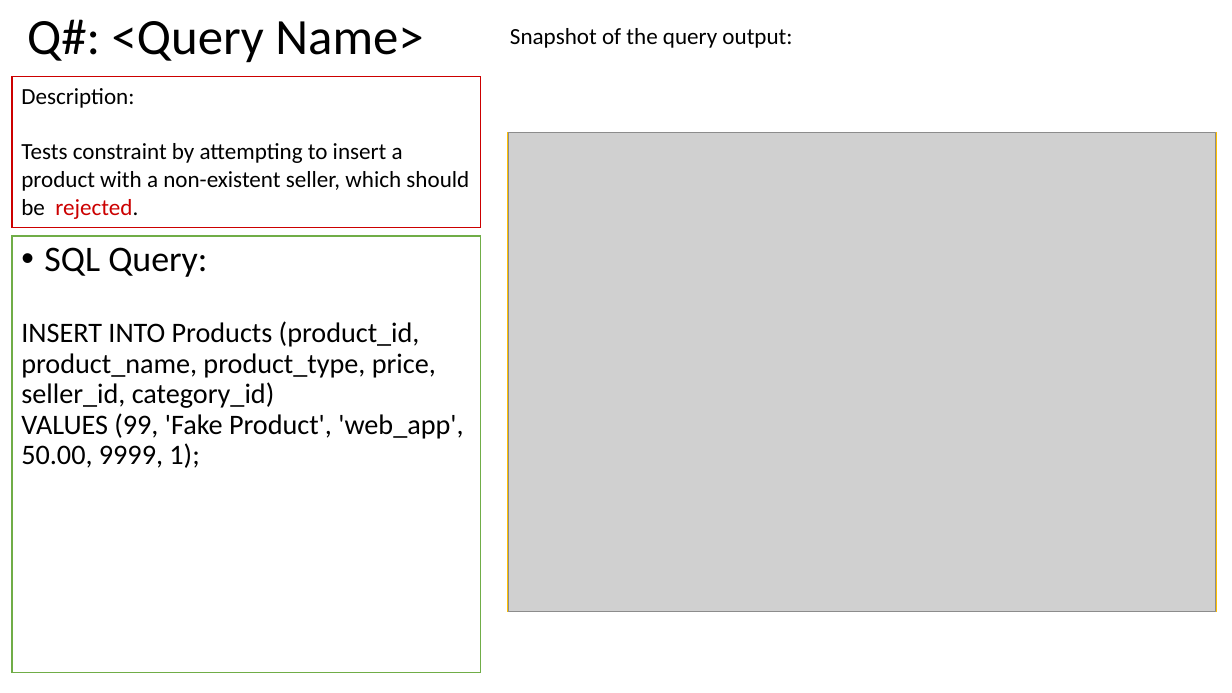
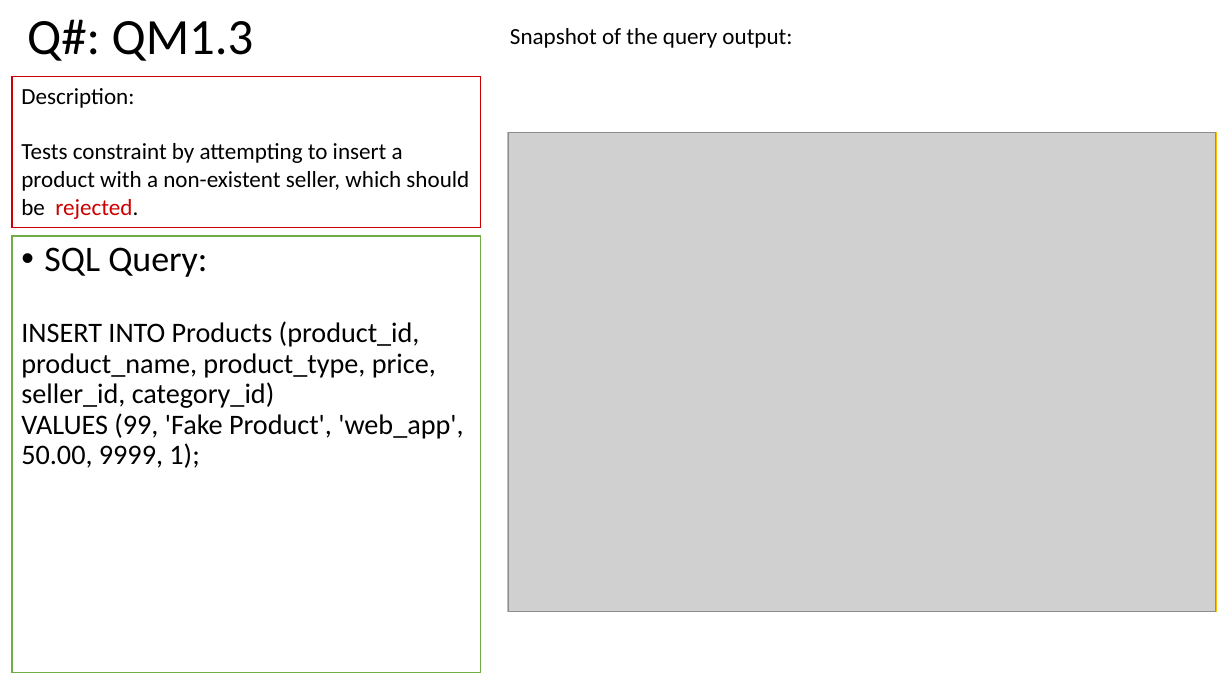
Before and after one commit to adamrodi/CMPS4390, a slide deck: slide 12 of Docs/PA2.pptx. Drawn at 1232x693 pixels with LibreOffice and Linux fonts; fonts in the diff are those of the drawing; grey boxes stand for pictures. Boxes give left, top, right and bottom in pixels: in the first picture for what was removed or moved away, otherwise in the second. Text is boxed around its words. In the diff, an @@ line names an element or a change of style, - is before the commit and + after.

```diff
--- a/Docs/PA2.pptx
+++ b/Docs/PA2.pptx
@@ title at bbox=[27, 19, 254, 61]: text changed @@
-Q#: <Query Name>
+Q#: QM1.3
```
Also in this commit, not shown: 8 other slides changed, 10 slides added, 4 other files.
